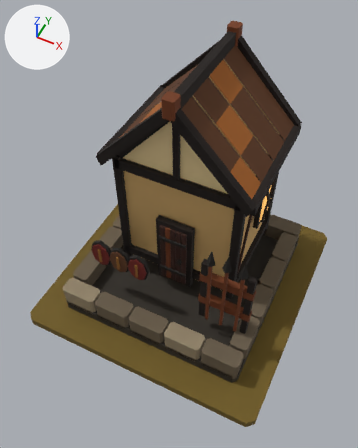
An edit to the glTF model art/armory_t2/armory_t2.glb, drawn before and after from the same camera.
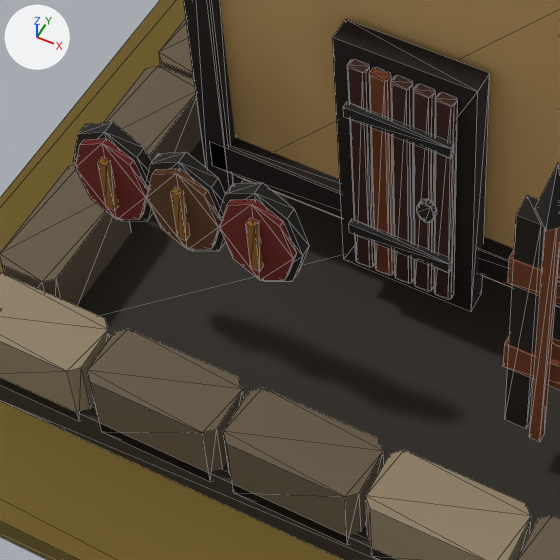
There are two pictures of each version: one whole from a 50 mm camera at (0.715, -1.545, 2.376) aimed at (-0.002, -0.111, 0.584), one close up on the part from 20% to 59% of the width and 47% to 78% of the height. The axes (+X, +Y, +Z) are drawn at upper left. The lights are the same throughout. The older version's two pictures come first. The close-ups show mesh edges as thin lines.

Objects in the first close-up: 'MMR | armory | T02 Architecture.001', 'MMR | armory | Tier 02 Ground.001'.
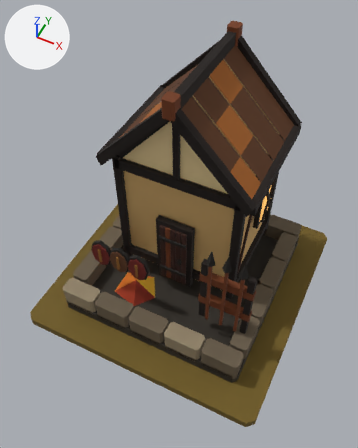
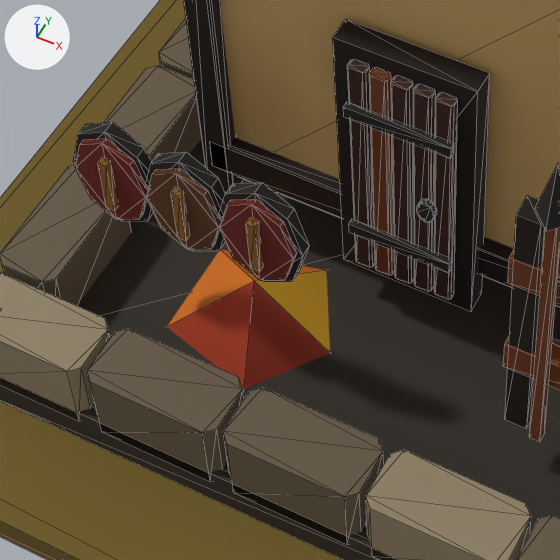
Boxes (x1, y1, x2, y2) around the edits, measured in the close-ups (560 x 560 px):
'MMR | armory | T02 Autumn Dressing.001', added: after (167, 249, 330, 389)

What the commit changed:
Mesh me_mmr___armory___t02_autumn_dressing_001 is new.
It has 6 vertices, 5 faces and spans x -0.289..-0.059, y -0.377..-0.148, z 0.062..0.162.
It uses material mat_mmr___shared_palette_atlas (picture img_mmr_shared_color_palette_64).
Object 'MMR | armory | T02 Autumn Dressing.001' (ob_mmr___armory___t02_autumn_dressing_001) is new; it shows me_mmr___armory___t02_autumn_dressing_001.
Its location is (0.0, 0.0, 0.05).
